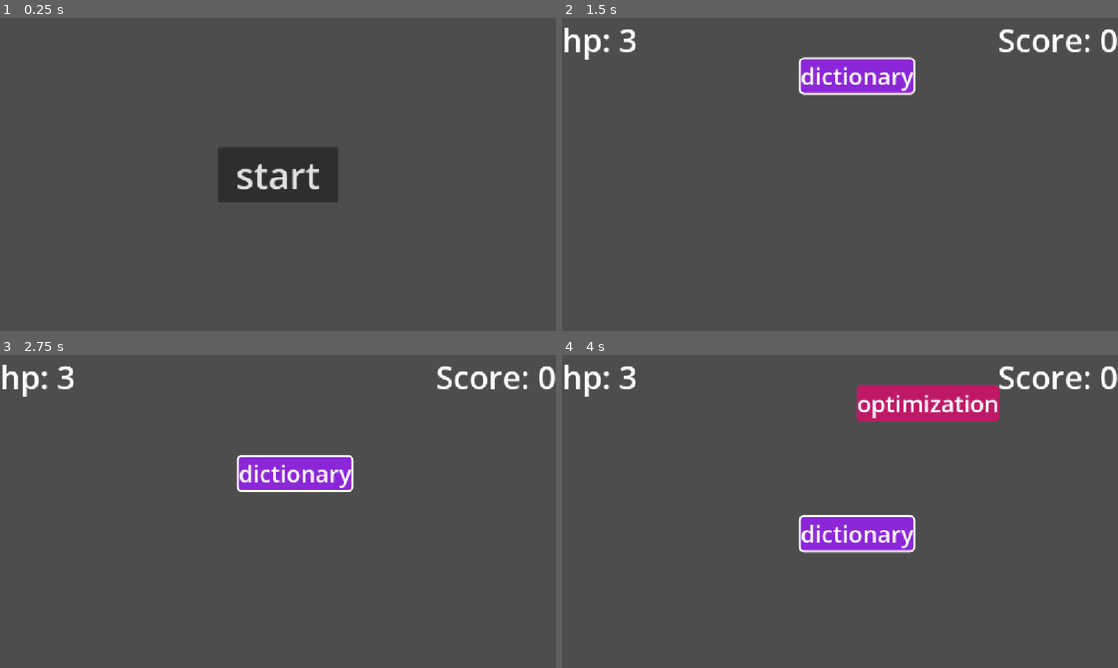
Above: before the commit, frames 1-4 (two rows, left to right).
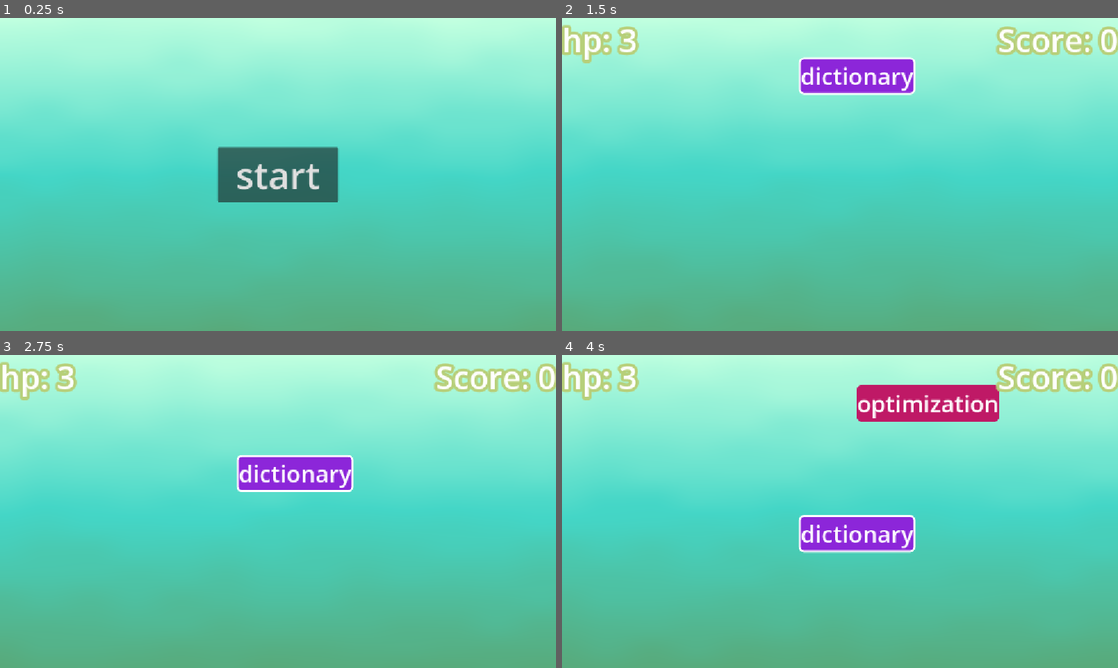
Above: after the commit, the same moments.

Repository: HuLunTunTao/godot_typing
Game: Godot game, scene res://Pages/start_page.tscn
The game is run twice, just before and just after one commit, with the same random seed, the same clock (stepped at 60 frames per second) and the same inputs.
Inputs:
- Up to frame 1 (0.25 s): no input
- Up to frame 2 (1.5 s): click "start" at 0.5 s; tap Enter at 1.25 s
- Up to frame 3 (2.75 s): no input
- Up to frame 4 (4 s): no input

The runs differ from the first frame. In frame 1, 100% of the frame differs, in the area x 0-100%, y 0-100%; in frame 2, 97%; in frame 3, 97%; in frame 4, 94%.

Commit message:
优化了视觉效果
1. 添加了一个着色器实现的背景
2. 给分数和hplabel添加了描边

Diff:
--- /dev/null
+++ b/Components/background.tscn
@@ -0,0 +1,23 @@
+[gd_scene format=3 uid="uid://bfn6p8608nfiv"]
+
+[ext_resource type="Shader" uid="uid://dk0gfcvkiycq3" path="res://Shaders/background.gdshader" id="1_vk2ms"]
+
+[sub_resource type="ShaderMaterial" id="ShaderMaterial_vk2ms"]
+shader = ExtResource("1_vk2ms")
+shader_parameter/color_top = Color(0.7446616, 0.9974684, 0.8736829, 1)
+shader_parameter/color_middle = Color(0.2652903, 0.8379432, 0.77750945, 1)
+shader_parameter/color_bottom = Color(0.343986, 0.67114526, 0.4902212, 1)
+shader_parameter/noise_strength = 0.05
+shader_parameter/noise_scale = 12.31
+shader_parameter/time_speed = 1.5899999999999999
+
+[node name="Background" type="CanvasLayer" unique_id=467698517]
+
+[node name="ColorRect" type="ColorRect" parent="." unique_id=1609967421]
+material = SubResource("ShaderMaterial_vk2ms")
+anchors_preset = 15
+anchor_right = 1.0
+anchor_bottom = 1.0
+grow_horizontal = 2
+grow_vertical = 2
+size_flags_horizontal = 4
--- a/Components/word_card.tscn
+++ b/Components/word_card.tscn
@@ -10,30 +10,30 @@
 corner_radius_bottom_right = 10
 corner_radius_bottom_left = 10
 
-[node name="WordsCard" type="Node2D"]
+[node name="WordsCard" type="Node2D" unique_id=587288556]
 script = ExtResource("1_mkq06")
 positive_sound_effect = ExtResource("2_c3xrn")
 negative_sound_effect = ExtResource("3_0aih5")
 
-[node name="PanelContainer" type="PanelContainer" parent="."]
+[node name="PanelContainer" type="PanelContainer" parent="." unique_id=570443840]
 offset_right = 233.0
 offset_bottom = 77.0
 theme_override_styles/panel = SubResource("StyleBoxFlat_yf15g")
 
-[node name="Label" type="Label" parent="PanelContainer"]
+[node name="Label" type="Label" parent="PanelContainer" unique_id=1838072599]
 layout_mode = 2
 size_flags_horizontal = 4
 theme_override_font_sizes/font_size = 48
 text = "hello"
 
-[node name="BigLetterLabel" type="Label" parent="PanelContainer"]
+[node name="BigLetterLabel" type="Label" parent="PanelContainer" unique_id=1764188129]
 layout_mode = 2
 size_flags_horizontal = 4
 theme_override_font_sizes/font_size = 48
 
-[node name="AudioStreamPlayers" type="Node" parent="."]
+[node name="AudioStreamPlayers" type="Node" parent="." unique_id=1045529863]
 
-[node name="AudioStreamPlayer" type="AudioStreamPlayer" parent="."]
+[node name="AudioStreamPlayer" type="AudioStreamPlayer" parent="." unique_id=667169978]
 stream = ExtResource("2_c3xrn")
 
-[node name="CleanTimer" type="Timer" parent="."]
+[node name="CleanTimer" type="Timer" parent="." unique_id=584770797]
--- a/Pages/main_page.tscn
+++ b/Pages/main_page.tscn
@@ -1,28 +1,31 @@
-[gd_scene load_steps=3 format=3 uid="uid://mwyk5qauex4f"]
+[gd_scene format=3 uid="uid://mwyk5qauex4f"]
 
 [ext_resource type="Script" uid="uid://b8b77fx5p3x2a" path="res://Pages/main_page.gd" id="1_7uk2u"]
 [ext_resource type="AudioStream" uid="uid://ml4ns8y0p3r" path="res://Assets/Sounds/lokif/negative_2.wav" id="2_i0y0y"]
+[ext_resource type="PackedScene" uid="uid://bfn6p8608nfiv" path="res://Components/background.tscn" id="3_iiqc3"]
 
-[node name="MainPage" type="Control"]
+[node name="MainPage" type="Control" unique_id=25933473]
 layout_mode = 3
 anchors_preset = 0
 script = ExtResource("1_7uk2u")
 
-[node name="WordGenerationTimer" type="Timer" parent="."]
+[node name="WordGenerationTimer" type="Timer" parent="." unique_id=963567921]
 
-[node name="Cards" type="Node2D" parent="."]
+[node name="Cards" type="Node2D" parent="." unique_id=2074334227]
 
-[node name="CanvasLayer" type="CanvasLayer" parent="."]
+[node name="CanvasLayer" type="CanvasLayer" parent="." unique_id=362609061]
 
-[node name="HpLabel" type="Label" parent="CanvasLayer"]
+[node name="HpLabel" type="Label" parent="CanvasLayer" unique_id=1649680569]
 offset_right = 156.0
 offset_bottom = 91.0
 size_flags_horizontal = 4
 size_flags_vertical = 0
+theme_override_colors/font_outline_color = Color(0.7165318, 0.81224906, 0.47413713, 1)
+theme_override_constants/outline_size = 25
 theme_override_font_sizes/font_size = 66
 text = "hp: 3"
 
-[node name="ScoreLabel" type="Label" parent="CanvasLayer"]
+[node name="ScoreLabel" type="Label" parent="CanvasLayer" unique_id=1458281129]
 anchors_preset = 1
 anchor_left = 1.0
 anchor_right = 1.0
@@ -31,8 +34,13 @@
 grow_horizontal = 0
 size_flags_horizontal = 8
 size_flags_vertical = 0
+theme_override_colors/font_outline_color = Color(0.7165318, 0.81224906, 0.47413713, 1)
+theme_override_constants/outline_size = 25
 theme_override_font_sizes/font_size = 66
 text = "Score: 0"
 
-[node name="NegativeAudioStreamPlayer" type="AudioStreamPlayer" parent="."]
+[node name="NegativeAudioStreamPlayer" type="AudioStreamPlayer" parent="." unique_id=1968402725]
 stream = ExtResource("2_i0y0y")
+
+[node name="Background" parent="." unique_id=467698517 instance=ExtResource("3_iiqc3")]
+layer = -1
--- a/Pages/start_page.tscn
+++ b/Pages/start_page.tscn
@@ -1,9 +1,10 @@
-[gd_scene load_steps=3 format=3 uid="uid://dgyt44lhshumj"]
+[gd_scene format=3 uid="uid://dgyt44lhshumj"]
 
 [ext_resource type="Script" uid="uid://d2yg5xmgcaw0e" path="res://Pages/start_page.gd" id="1_ica2m"]
 [ext_resource type="AudioStream" uid="uid://brtifvpp3667q" path="res://Assets/Sounds/kenney/tone1.mp3" id="2_5dnmh"]
+[ext_resource type="PackedScene" uid="uid://bfn6p8608nfiv" path="res://Components/background.tscn" id="3_n0jum"]
 
-[node name="StartPage" type="Control"]
+[node name="StartPage" type="Control" unique_id=1941889474]
 layout_mode = 3
 anchors_preset = 15
 anchor_right = 1.0
@@ -12,7 +13,7 @@
 grow_vertical = 2
 script = ExtResource("1_ica2m")
 
-[node name="StartButton" type="Button" parent="."]
+[node name="StartButton" type="Button" parent="." unique_id=90467086]
 layout_mode = 1
 anchors_preset = 8
 anchor_left = 0.5
@@ -28,7 +29,10 @@
 theme_override_font_sizes/font_size = 76
 text = "start"
 
-[node name="AudioStreamPlayer" type="AudioStreamPlayer" parent="."]
+[node name="AudioStreamPlayer" type="AudioStreamPlayer" parent="." unique_id=1834094831]
 stream = ExtResource("2_5dnmh")
 
+[node name="Background" parent="." unique_id=467698517 instance=ExtResource("3_n0jum")]
+layer = -1
+
 [connection signal="pressed" from="StartButton" to="." method="_on_start_button_pressed"]
--- /dev/null
+++ b/Shaders/background.gdshader
@@ -0,0 +1,49 @@
+shader_type canvas_item;
+
+uniform vec4 color_top    : source_color = vec4(0.75,1.00,0.90, 1.0);
+uniform vec4 color_middle : source_color = vec4(0.25,0.80,0.80, 1.0);
+uniform vec4 color_bottom : source_color = vec4(0.35,0.70,0.50, 1.0);
+
+uniform float noise_strength = 0.05;
+uniform float noise_scale = 12.3;
+uniform float time_speed = 1.6;
+
+float hash(vec2 p) {
+	return fract(sin(dot(p, vec2(127.1, 311.7))) * 43758.5453);
+}
+
+float noise(vec2 p) {
+	vec2 i = floor(p);
+	vec2 f = fract(p);
+
+	float a = hash(i);
+	float b = hash(i + vec2(1.0, 0.0));
+	float c = hash(i + vec2(0.0, 1.0));
+	float d = hash(i + vec2(1.0, 1.0));
+
+	vec2 u = f * f * (3.0 - 2.0 * f);
+	return mix(a, b, u.x) +
+	       (c - a) * u.y * (1.0 - u.x) +
+	       (d - b) * u.x * u.y;
+}
+
+void fragment() {
+	vec2 uv = UV;
+
+	// 基础纵向插值
+	float t = uv.y;
+
+	// 动态噪声
+	float n = noise(uv * noise_scale + vec2(0.0, TIME * time_speed));
+	t += (n - 0.5) * noise_strength;
+
+	// 三段渐变
+	vec4 color;
+	if (t < 0.5) {
+		color = mix(color_top, color_middle, t * 2.0);
+	} else {
+		color = mix(color_middle, color_bottom, (t - 0.5) * 2.0);
+	}
+
+	COLOR = color;
+}
Not shown: 1 places in Components/word_card.tscn that only renumber resources
Binary file changed: Docs/README/img0.png
Not shown, added: Shaders/background.gdshader.uid
